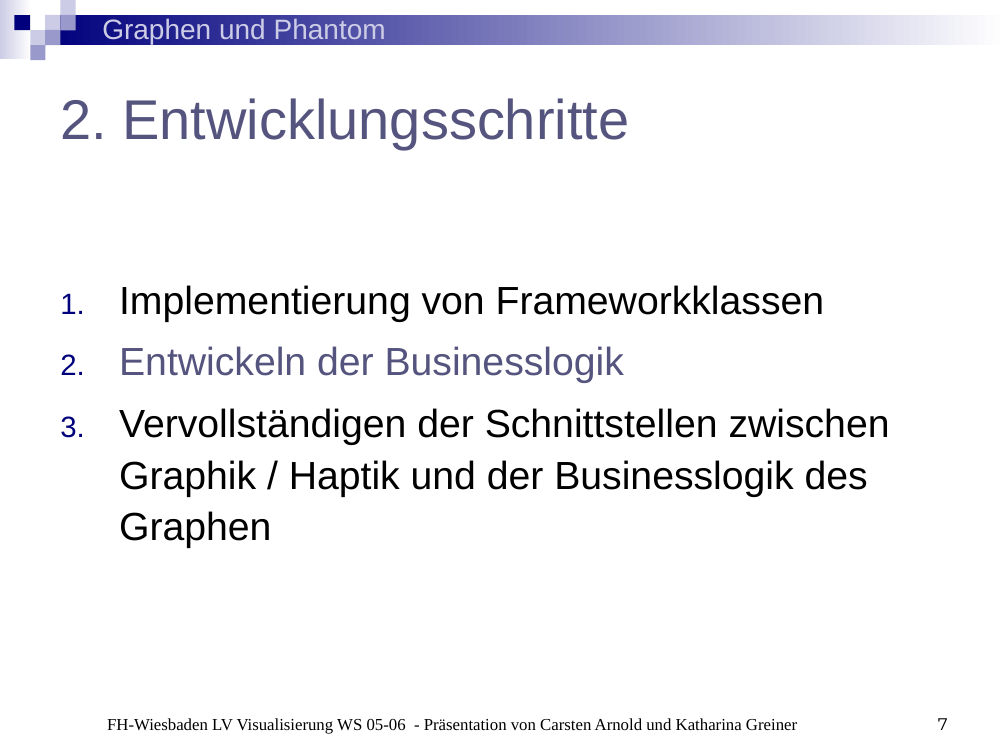
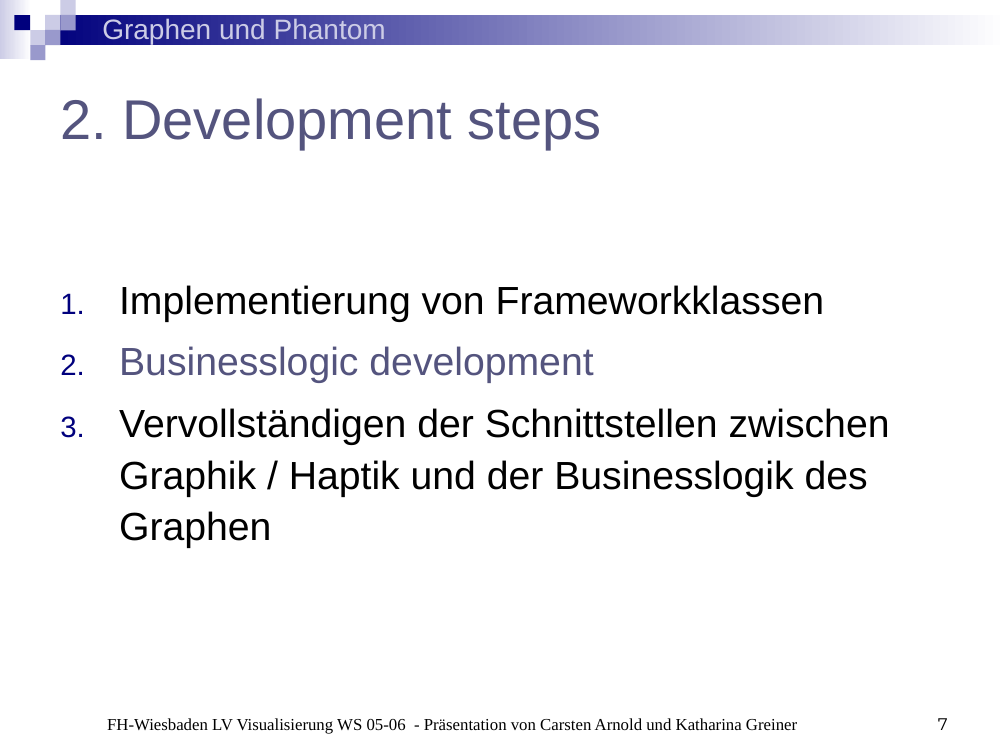
Before and after one commit to BackupTheBerlios/phantom-graphs-svn, a slide deck: slide 7 of trunk/Präsentationen/Präsentation3.ppt. Drawn at 1008x756 pixels with LibreOffice and Linux fonts; fonts in the diff are those of the drawing. Boxes give left, top, right and bottom in pixels: in the first picture for what was removed or moved away, otherwise in the second. Text is boxed around its words. In the diff, an @@ line names an element or a change of style, - is before the commit and + after.

```diff
--- a/trunk/Präsentationen/Präsentation3.ppt
+++ b/trunk/Präsentationen/Präsentation3.ppt
@@ title at box(60, 98, 602, 149): text changed @@
-2. Entwicklungsschritte
+2. Development steps
@@ text at box(119, 346, 593, 383): text changed @@
-2. Entwickeln der Businesslogik
+2. Businesslogic development
```
Also in this commit, not shown: 7 other slides changed.
